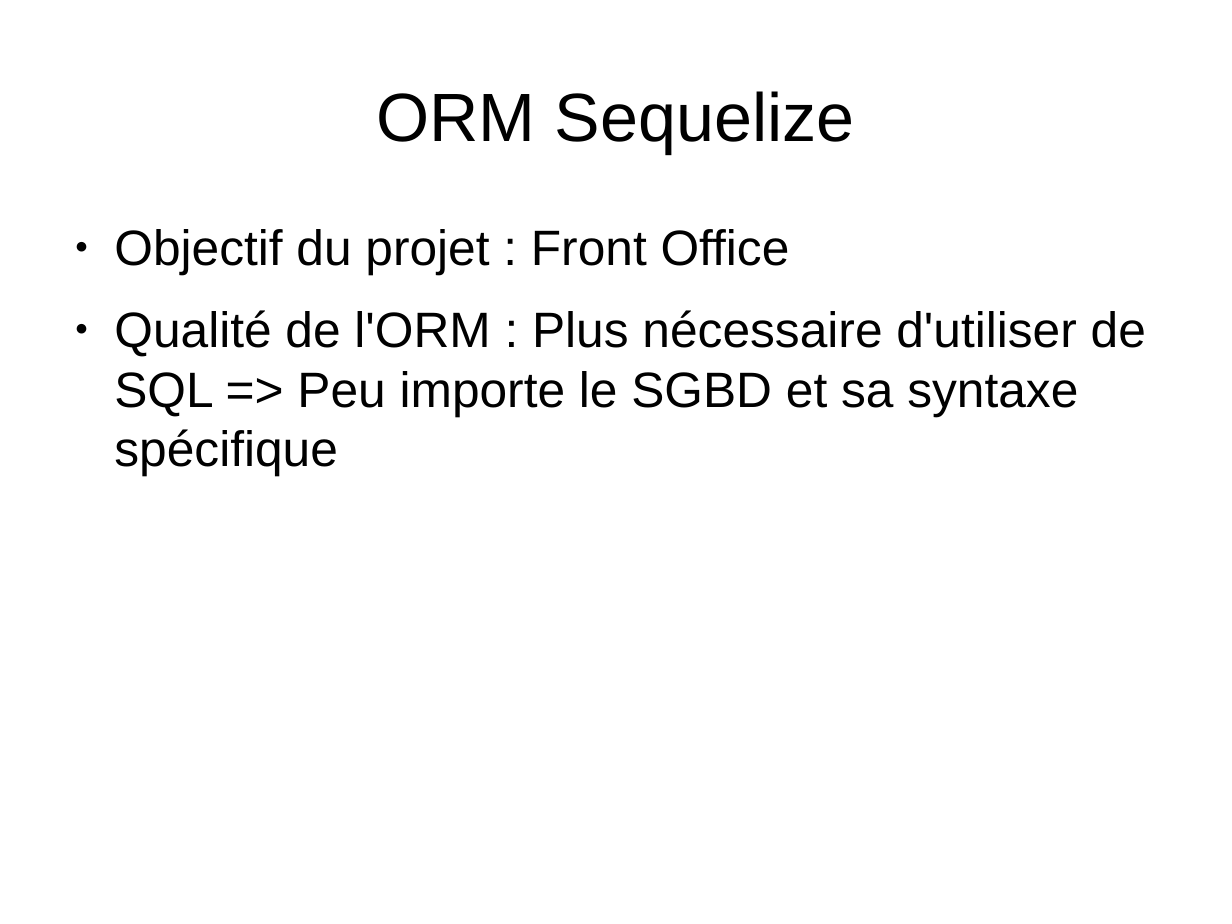
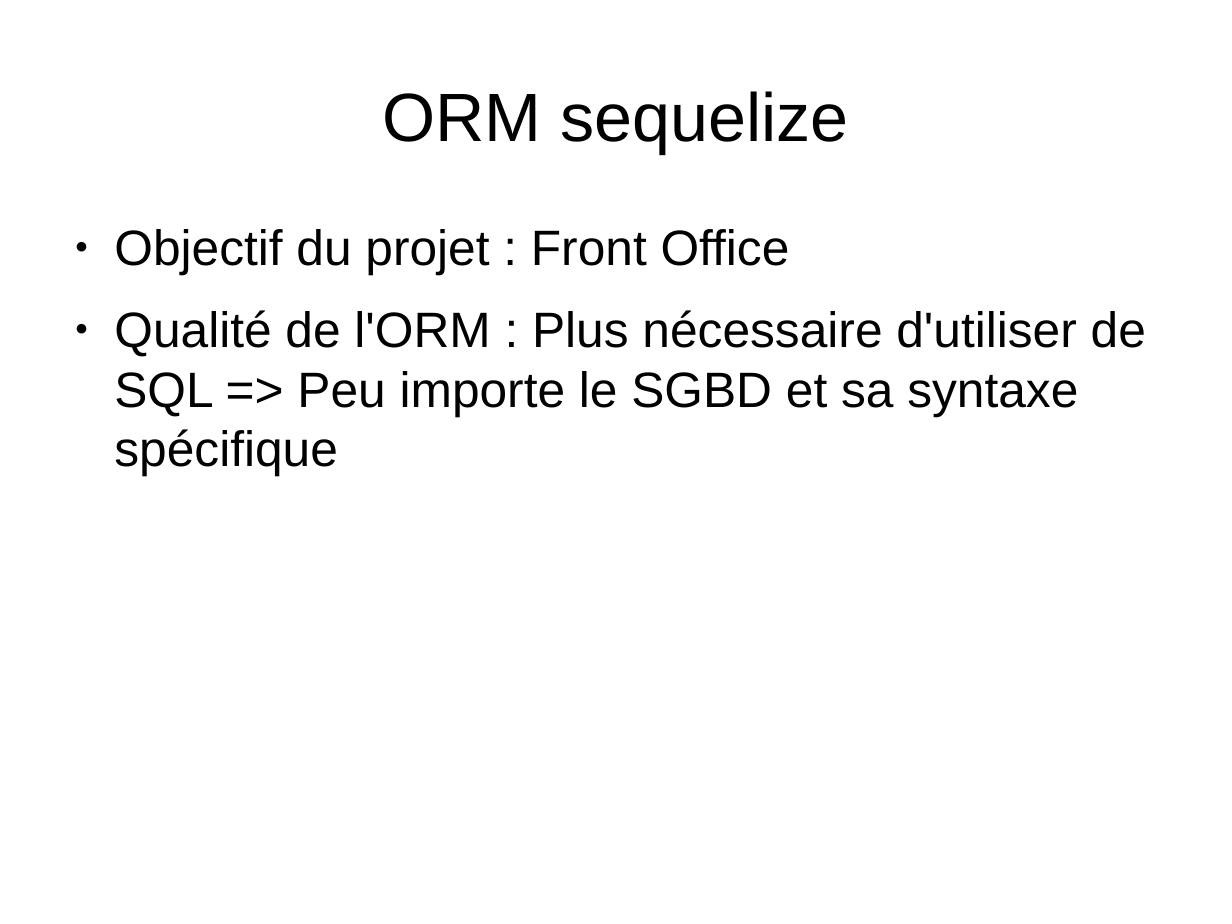
Before and after one commit to Wathil/POECNews, a slide deck: slide 20 of presentation.odp (slide 17 before the commit). Drawn at 1232x924 pixels with LibreOffice and Linux fonts; fonts in the diff are those of the drawing. Boxes give left, top, right and bottom in pixels: in the first picture for what was removed or moved away, otherwise in the second. Text is boxed around its words. In the diff, an @@ line names an element or a change of style, - is before the commit and + after.

```diff
--- a/presentation.odp
+++ b/presentation.odp
@@ title at (382,91,848,153): text changed @@
-ORM Sequelize
+ORM sequelize
```
Also in this commit, not shown: 2 other slides changed, 4 slides added, 6 other files.
